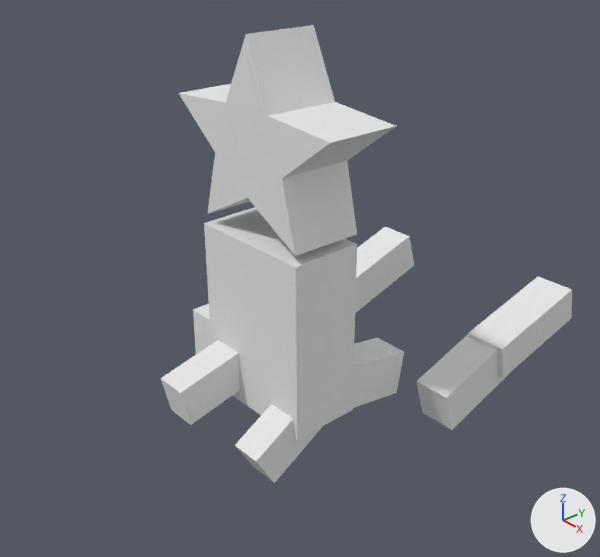
Renders of the Blender file starman/starman/res/model/hoshiman/hoshiman.blend from each side of a commit.
Both versions are drawn from a 50 mm lens placed at (1.342, -1.075, 1.183), pointed at (0.015, 0.1, 0.3). The axes (+X, +Y, +Z) are drawn at lower right. The lights are the same throughout. Both versions are drawn at frame 429 of the action 'Cube.004Action'; the numbers are the values there.
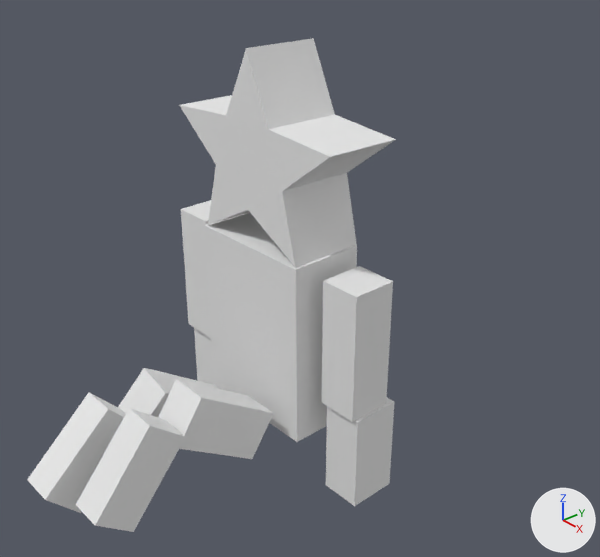
Pixel boxes (x1, y1, x2, y2) of what changed, in the pictures (600 x 557 px):
'Cylinder', moved
    before: (179, 25, 396, 256)
    after: (179, 38, 396, 268)
'Cube', moved
    before: (204, 207, 357, 440)
    after: (204, 213, 357, 442)
'Cube.004', moved, turned
    before: (468, 277, 572, 378)
    after: (321, 266, 393, 422)
'Cube.005', moved, turned
    before: (235, 404, 323, 483)
    after: (76, 409, 186, 532)
'Cube.003', moved, turned
    before: (416, 335, 509, 430)
    after: (326, 398, 394, 506)
'Cube.008', moved, turned
    before: (161, 340, 240, 425)
    after: (27, 393, 126, 513)
'Cube.007', moved, turned
    before: (353, 338, 404, 408)
    after: (158, 379, 274, 459)
'Cube.001', moved, turned
    before: (355, 227, 414, 313)
    after: (181, 200, 211, 338)
'Cube.006', moved (not visible before)
    after: (118, 368, 216, 417)

Diff of the bpy script that builds the scene:
```diff
--- a/starman/starman/res/model/hoshiman/hoshiman.blend.py
+++ b/starman/starman/res/model/hoshiman/hoshiman.blend.py
@@ ob_cylinder @@
 ob_cylinder = bpy.data.objects.new('Cylinder', me_cylinder)
-ob_cylinder.location = (0.0, 0.063, 0.589)
+ob_cylinder.location = (0.0, 0.063, 0.562)
@@ ob_cube_005 @@
 ob_cube_005 = bpy.data.objects.new('Cube.005', me_cube_007)
-ob_cube_005.location = (0.116, -0.037, -0.031)
-ob_cube_005.rotation_euler = (-1.052, 0.0, 0.0)  # degrees (-60, 0, 0)
+ob_cube_005.location = (0.096, -0.434, 0.049)
+ob_cube_005.rotation_euler = (-0.695, 0.0, 0.0)  # degrees (-40, 0, 0)
@@ ob_cube_001 @@
 ob_cube_001 = bpy.data.objects.new('Cube.001', me_cube_002)
-ob_cube_001.location = (-0.286, 0.636, 0.026)
-ob_cube_001.rotation_euler = (-1.281, 0.0, 0.0)  # degrees (-73, 0, 0)
+ob_cube_001.location = (-0.245, 0.042, 0.248)
@@ ob_cube @@
 ob_cube = bpy.data.objects.new('Cube', me_cube_001)
-ob_cube.location = (0.0, 0.049, 0.158)
+ob_cube.location = (0.0, 0.049, 0.152)
 ob_cube.rotation_euler = (0.0, -0.00684, 0.0)  # degrees (0, -0.4, 0)
@@ ob_cube_003 @@
 ob_cube_003 = bpy.data.objects.new('Cube.003', me_cube_005)
-ob_cube_003.location = (0.256, 0.434, -0.036)
-ob_cube_003.rotation_euler = (-1.275, 0.0, 0.0)  # degrees (-73, 0, 0)
+ob_cube_003.location = (0.249, 0.094, -0.059)
@@ ob_cube_004 @@
 ob_cube_004 = bpy.data.objects.new('Cube.004', me_cube_006)
-ob_cube_004.location = (0.282, 0.643, 0.058)
-ob_cube_004.rotation_euler = (0.0, 1.354, 1.571)  # degrees (0, 78, 90)
+ob_cube_004.location = (0.245, 0.05, 0.208)
@@ ob_cube_007 @@
 ob_cube_007 = bpy.data.objects.new('Cube.007', me_cube_009)
-ob_cube_007.location = (0.11, 0.205, 0.024)
-ob_cube_007.rotation_euler = (-1.739, 0.0, 0.0)  # degrees (-100, 0, 0)
+ob_cube_007.location = (0.073, -0.205, 0.061)
+ob_cube_007.rotation_euler = (-2.165, 0.0, 0.0)  # degrees (-124, 0, 0)
@@ ob_cube_006 @@
 ob_cube_006 = bpy.data.objects.new('Cube.006', me_cube_010)
-ob_cube_006.location = (-0.127, 0.187, 0.06)
+ob_cube_006.location = (-0.086, -0.216, 0.033)
 ob_cube_006.rotation_euler = (-1.889, 0.0586, 0.059)  # degrees (-108, 3.4, 3.4)
@@ ob_cube_008 @@
 ob_cube_008 = bpy.data.objects.new('Cube.008', me_cube_011)
-ob_cube_008.location = (-0.074, -0.115, 0.074)
-ob_cube_008.rotation_euler = (-1.352, 0.0, 0.0)  # degrees (-77, 0, 0)
+ob_cube_008.location = (-0.024, -0.496, 0.055)
+ob_cube_008.rotation_euler = (-0.835, 0.0, 0.0)  # degrees (-48, 0, 0)
```
